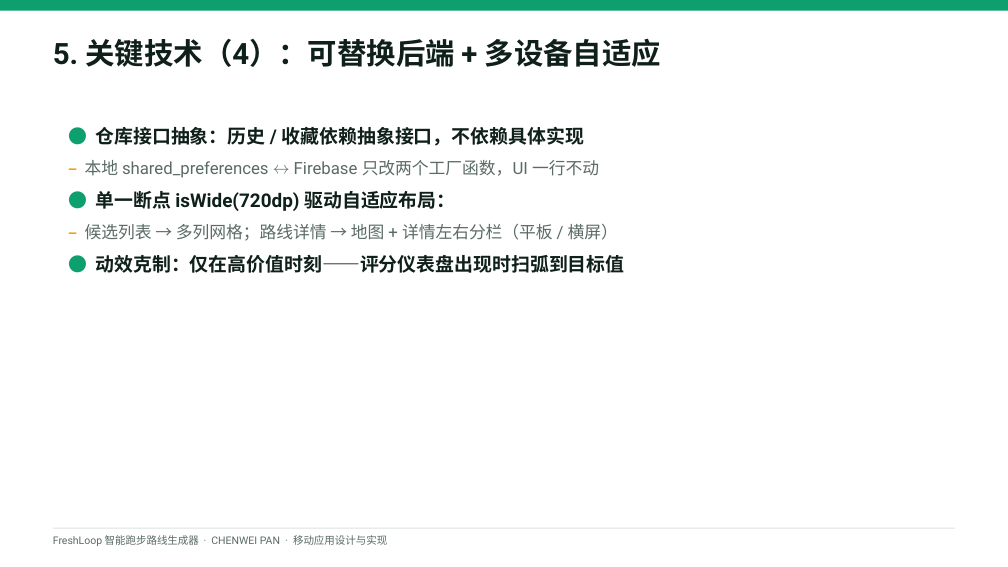
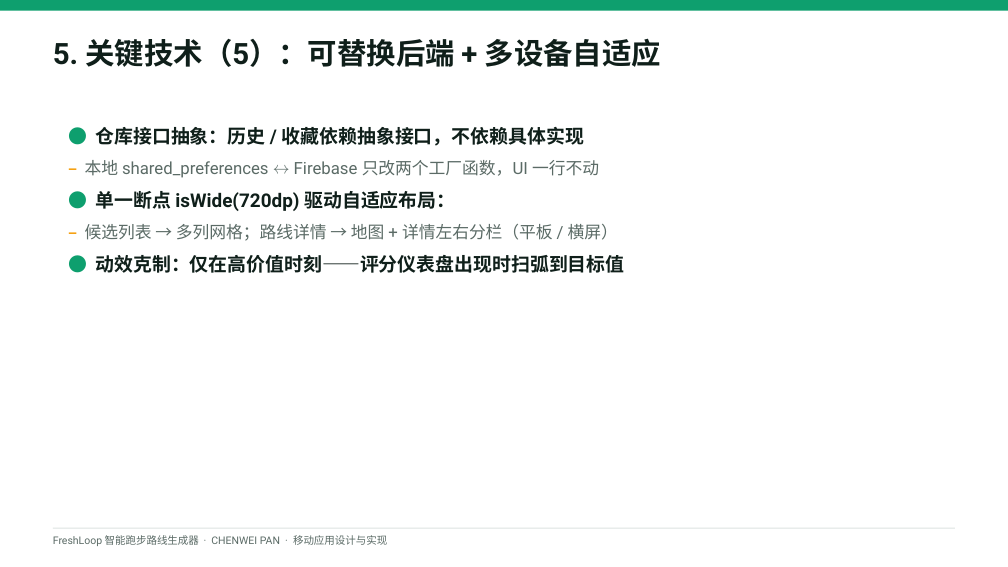
Before and after one commit to Marxtu/freshloop, a slide deck: slide 11 of docs/答辩PPT-FreshLoop-CHENWEI-PAN.pptx (slide 10 before the commit). Drawn at 1008x567 pixels with LibreOffice and Linux fonts; fonts in the diff are those of the drawing. Boxes give left, top, right and bottom in pixels: in the first picture for what was removed or moved away, otherwise in the second. Text is boxed around its words. In the diff, an @@ line names an element or a change of style, - is before the commit and + after.

Commit message:
docs: add route-generation data-flow diagram and openable-history screenshots
- New on-brand data-flow diagram (generate candidates -> enrich -> score ->
  rank) added to the README ('How route generation works' section) and as a
  new slide in the defense deck (renumbered the 关键技术 series accordingly).
- New screenshots for the openable run history: the history list (now showing
  each run's date) and the run-detail screen (trail on a map + full stats),
  added to the README gallery.

```diff
--- a/docs/答辩PPT-FreshLoop-CHENWEI-PAN.pptx
+++ b/docs/答辩PPT-FreshLoop-CHENWEI-PAN.pptx
@@ text at (x1=53, y1=38, x2=661, y2=67): text changed @@
-5. 关键技术（4）：可替换后端 + 多设备自适应
+5. 关键技术（5）：可替换后端 + 多设备自适应
```
Also in this commit, not shown: 3 other slides changed, 1 slide added, 4 other files.
